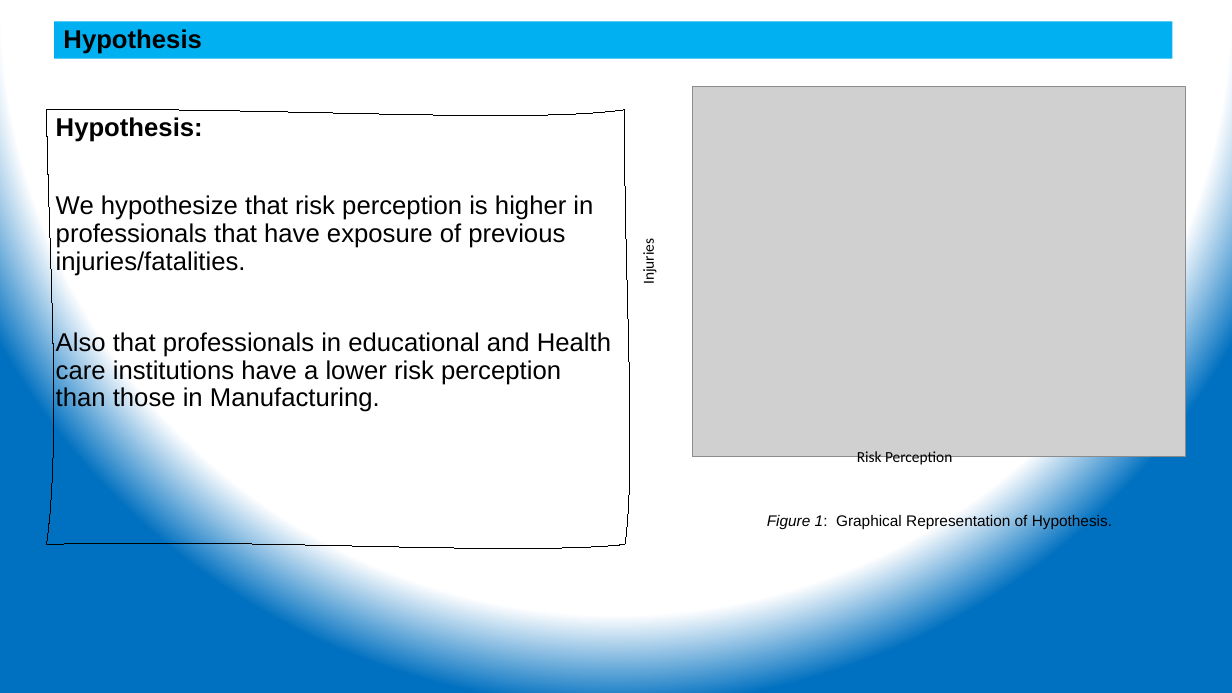
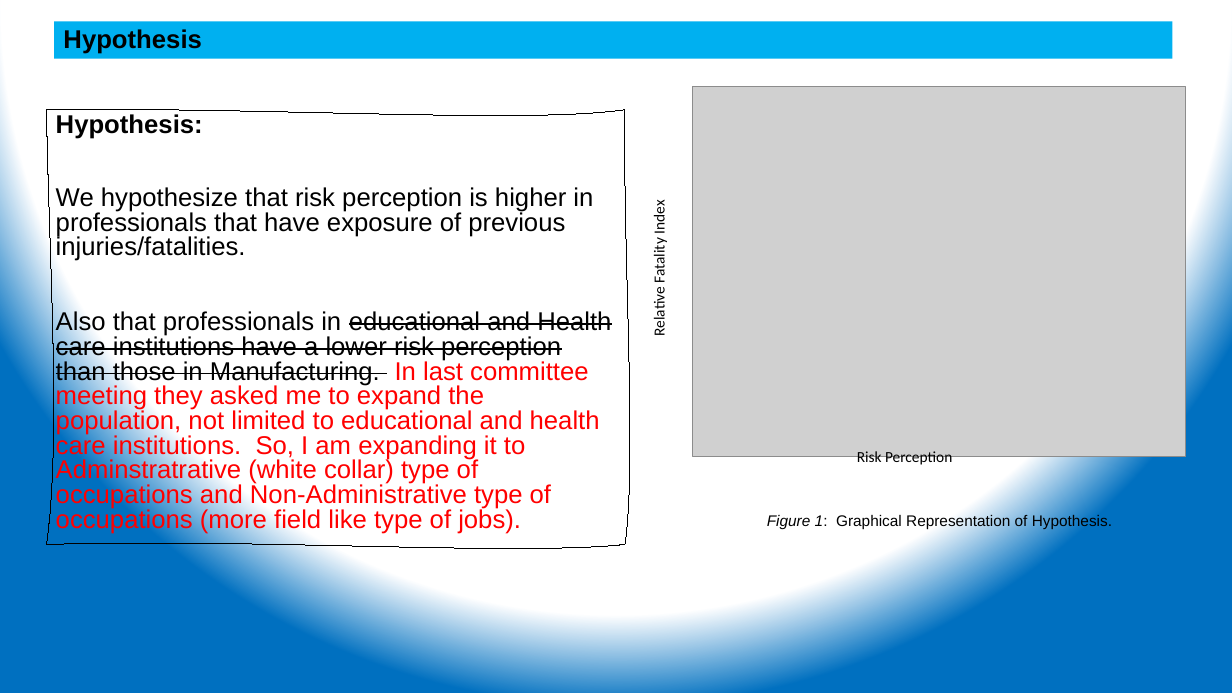
Before and after one commit to ehsintegration/yfd-phd-bls-data, a slide deck: slide 1 of D2-documentation/Data Analysis.pptx. Drawn at 1232x693 pixels with LibreOffice and Linux fonts; fonts in the diff are those of the drawing; grey boxes stand for pictures. Boxes give left, top, right and bottom in pixels: in the first picture for what was removed or moved away, otherwise in the second. Text is boxed around its words. In the diff, an @@ line names an element or a change of style, - is before the commit and + after.

```diff
--- a/D2-documentation/Data Analysis.pptx
+++ b/D2-documentation/Data Analysis.pptx
@@ text in freeform shape at bbox=[56, 187, 593, 261]: line spacing 0.9 to 0.8 @@
@@ text at bbox=[650, 203, 669, 335]: text changed @@
-Injuries
+Relative Fatality Index
@@ text in freeform shape at bbox=[56, 310, 611, 534]: text changed; text colour #000000 to #FF0000 @@
-Also that professionals in educational and Health care institutions have a lower risk perception than those in Manufacturing.
+Also that professionals in educational and Health care institutions have a lower risk perception than those in Manufacturing. In last committee meeting they asked me to expand the population, not limited to educational and health care institutions. So, I am expanding it to Adminstratrative (white collar) type of occupations and Non-Administrative type of occupations (more field like type of jobs).
```
Also in this commit, not shown: 3 other slides changed, 7 slides added, 3 other files.
